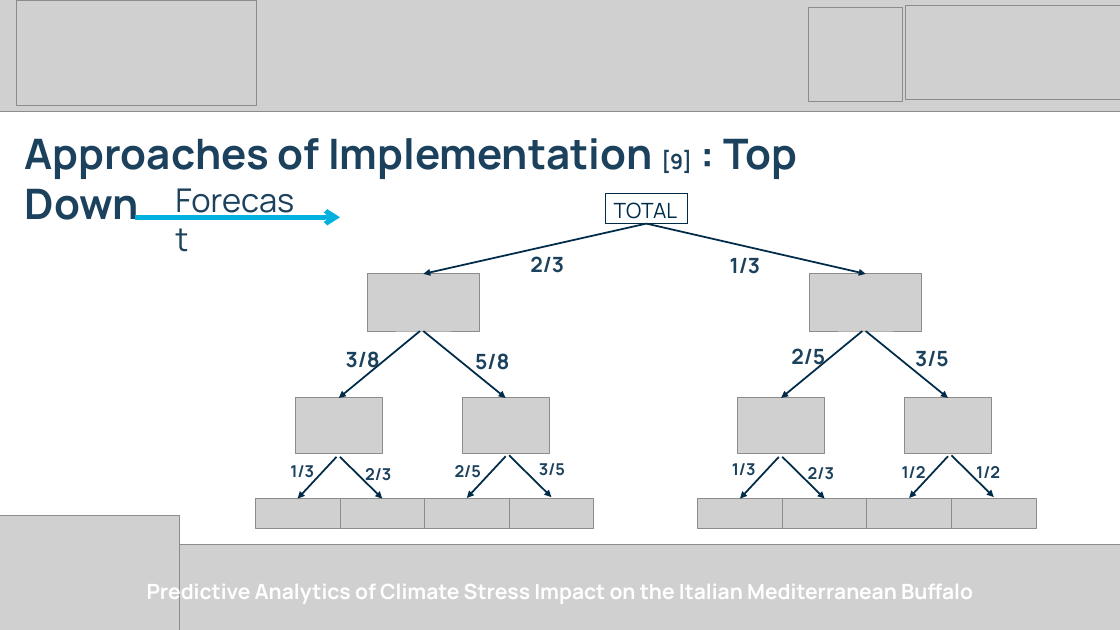
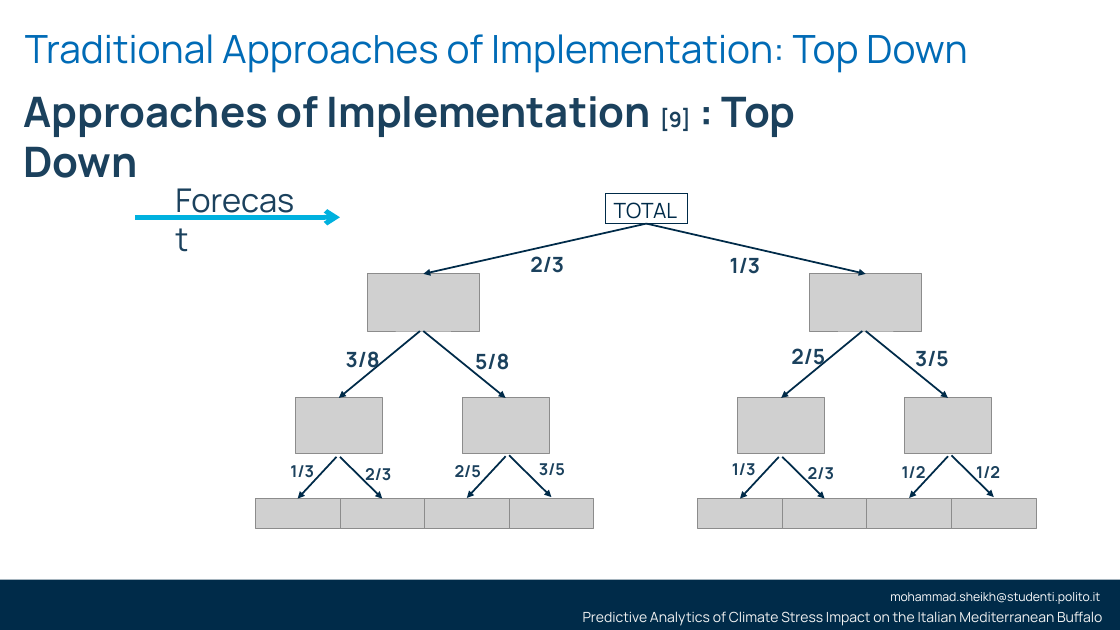
Before and after one commit to smsag99/Thesis, a slide deck: slide 24 of Presentation/thesisPresentation3.pptx (slide 25 before the commit). Drawn at 1120x630 pixels with LibreOffice and Linux fonts; fonts in the diff are those of the drawing; grey boxes stand for pictures; background and template pictures are left out. Boxes give left, top, right and bottom in pixels: in the first picture for what was removed or moved away, otherwise in the second. Text is boxed around its words. In the diff, an @@ line names an element or a change of style, - is before the commit and + after.

```diff
--- a/Presentation/thesisPresentation3.pptx
+++ b/Presentation/thesisPresentation3.pptx
@@ picture removed at [0, 0, 1120, 112] @@
@@ picture removed at [17, 1, 257, 106] @@
@@ picture removed at [809, 7, 903, 101] @@
@@ picture removed at [906, 5, 1120, 99] @@
@@ text added at [25, 34, 967, 73], 33.3 pt, text #006BB6 @@
+Traditional Approaches of Implementation: Top Down
@@ text "Approaches of Implementation [9] : ...": place and size @@
-text "Approaches of Implementation [9] : ..." at [25, 138, 797, 220]
+text "Approaches of Implementation [9] : ..." at [23, 96, 796, 178]
@@ picture removed at [0, 516, 179, 630] @@
@@ picture removed at [0, 544, 1120, 630] @@
@@ rectangle added at [0, 580, 1120, 630], fill #002B49 @@
@@ text removed at [147, 579, 973, 606] @@
-Predictive Analytics of Climate Stress Impact on the Italian Mediterranean Buffalo
@@ text added at [890, 592, 1100, 604], 10.5 pt, text #FFFFFF @@
+mohammad.sheikh@studenti.polito.it
@@ text added at [583, 611, 1102, 626], 12 pt, text #F2F2F2 @@
+Predictive Analytics of Climate Stress Impact on the Italian Mediterranean Buffalo
```
Also in this commit, not shown: 9 other slides changed, 4 slides added, 5 slides removed, 3 other files.
